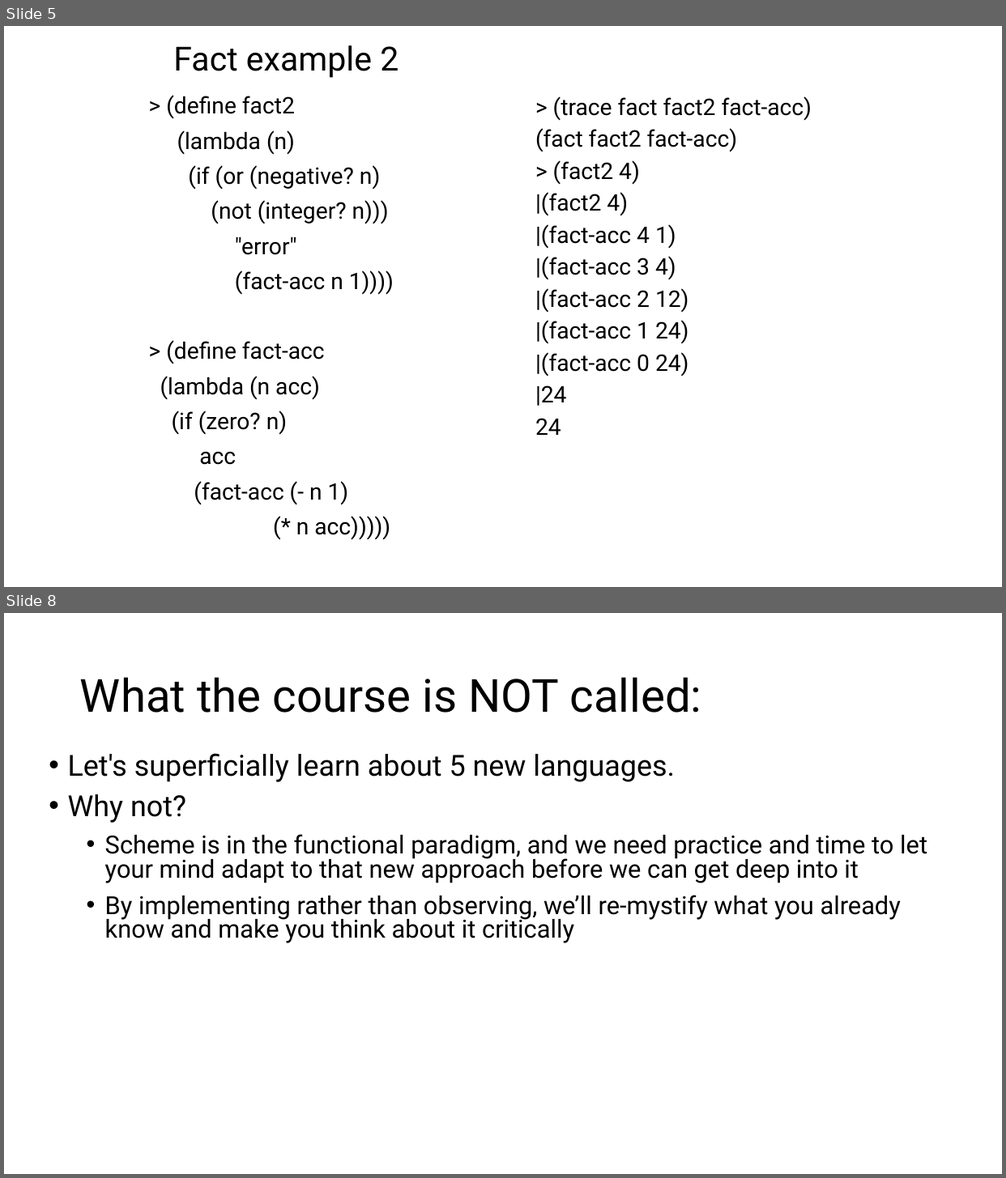
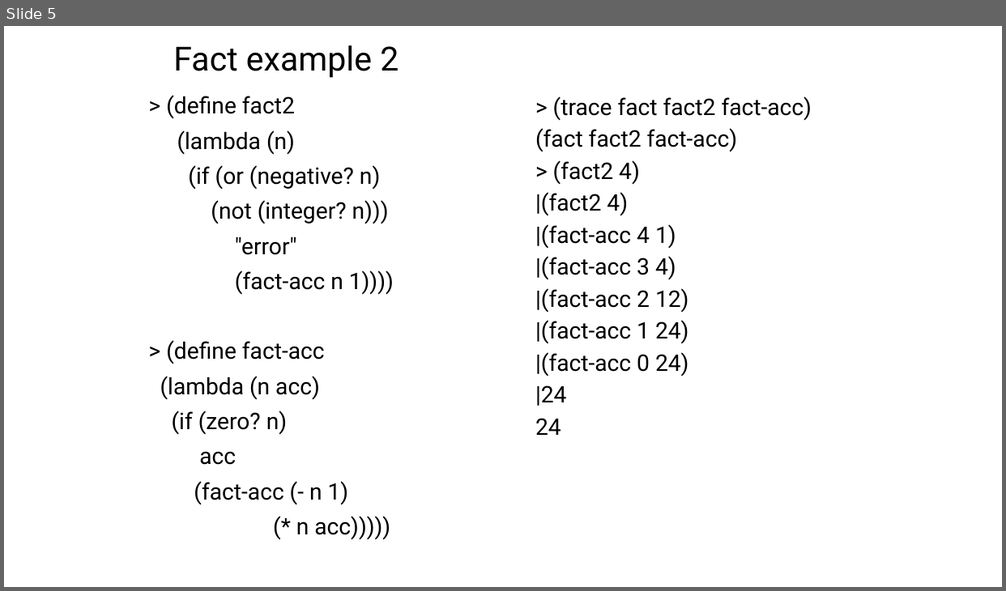
Before and after one commit to RHIT-CSSE/csse304, a slide deck: ClassMaterials/CourseIntro/CWA-intro.pptx. Shown one above the other, each under a label of ours: slides 5 and 8 before the commit, slide 5 after it; the slides between them are not shown. The pictures are 1006x1178 and 1006x591 pixels, drawn with LibreOffice and Linux fonts; fonts in the diff are those of the drawing. Boxes give left, top, right and bottom in pixels: in the first picture for what was removed or moved away, otherwise in the second. Text is boxed around its words. In the diff, an @@ line names an element or a change of style, - is before the commit and + after.

```diff
--- a/ClassMaterials/CourseIntro/CWA-intro.pptx
+++ b/ClassMaterials/CourseIntro/CWA-intro.pptx
@@ slide 8 removed at bbox=[4, 613, 1002, 1174], background #FFFFFF @@
@@ title removed at bbox=[80, 677, 701, 713] @@
-What the course is NOT called:
@@ text removed at bbox=[68, 753, 927, 943] @@
-• Let's superficially learn about 5 new languages.
-• Why not?
-  • Scheme is in the functional paradigm, and we need practice and time to let your mind adapt to that new approach before we can get deep into it
-  • By implementing rather than observing, we’ll re-mystify what you already know and make you think about it critically
```
Also in this commit, not shown: 2 slides changed, 1 slide added, 2 other slides removed, 1 other file.
